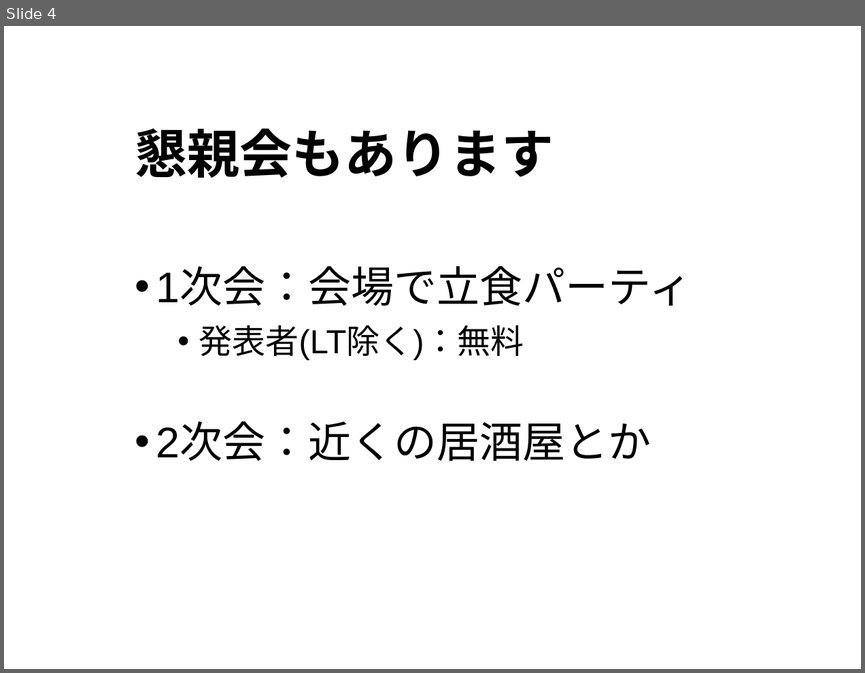
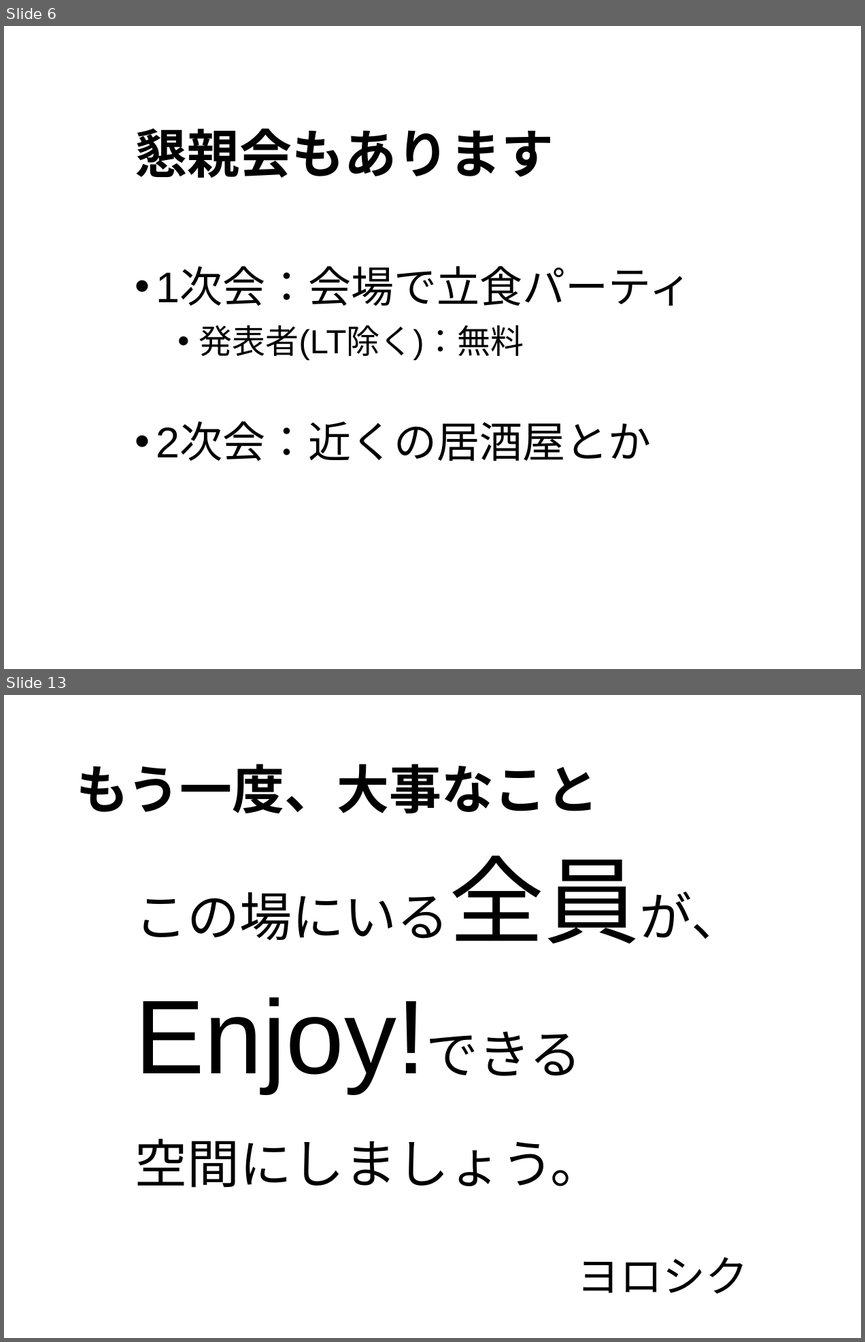
Before and after one commit to Kilometer0101/TokyoR80, a slide deck: TokyoR80_opening.pptx. Shown one above the other, each under a label of ours: slide 4 before the commit, slides 6 and 13 after it; the slides between them are not shown. The pictures are 865x673 and 865x1342 pixels, drawn with LibreOffice and Linux fonts; fonts in the diff are those of the drawing. Boxes give left, top, right and bottom in pixels: in the first picture for what was removed or moved away, otherwise in the second. Text is boxed around its words. In the diff, an @@ line names an element or a change of style, - is before the commit and + after.

```diff
--- a/TokyoR80_opening.pptx
+++ b/TokyoR80_opening.pptx
@@ slide 13 added at bbox=[4, 695, 861, 1338], background #FFFFFF @@
@@ text added at bbox=[76, 764, 598, 813], 44 pt, text #000000, bold @@
+もう一度、大事なこと
@@ text added at bbox=[135, 855, 744, 1187], 44 pt, text #000000 @@
+この場にいる全員が、
+Enjoy!できる
+空間にしましょう。
@@ text added at bbox=[577, 1257, 749, 1293], 36 pt, text #000000 @@
+ヨロシク
@@ what was slide 4 is now slide 6 @@
```
Also in this commit, not shown: 1 slide changed, 6 other slides added, 1 slide removed, 1 other file.
